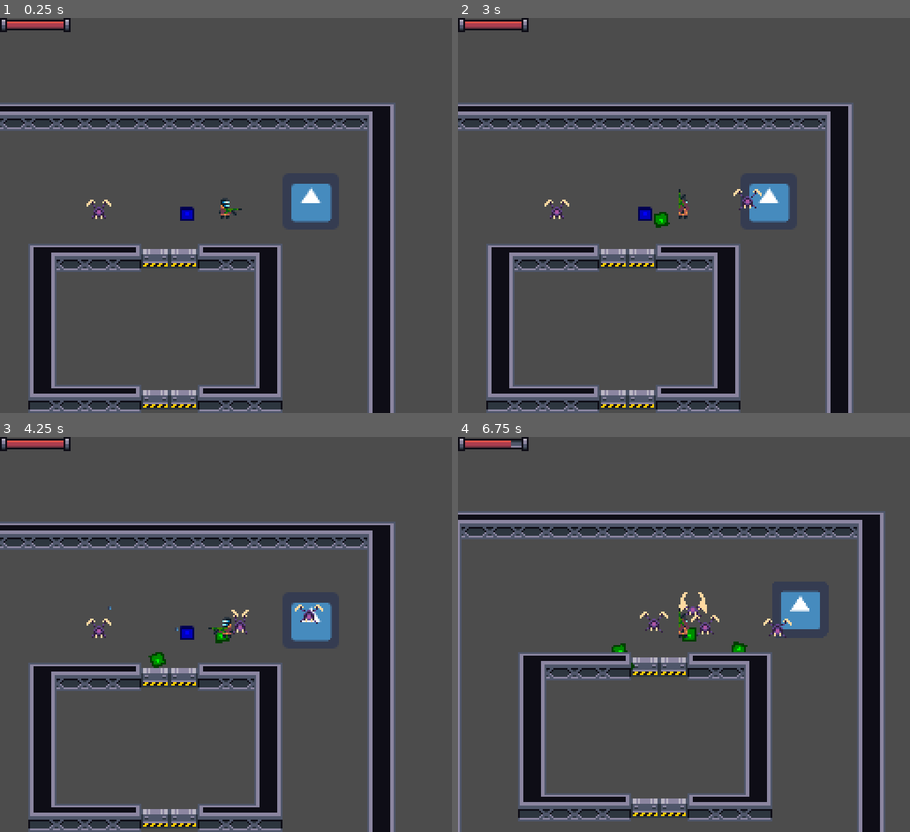
Above: before the commit, frames 1-4 (two rows, left to right).
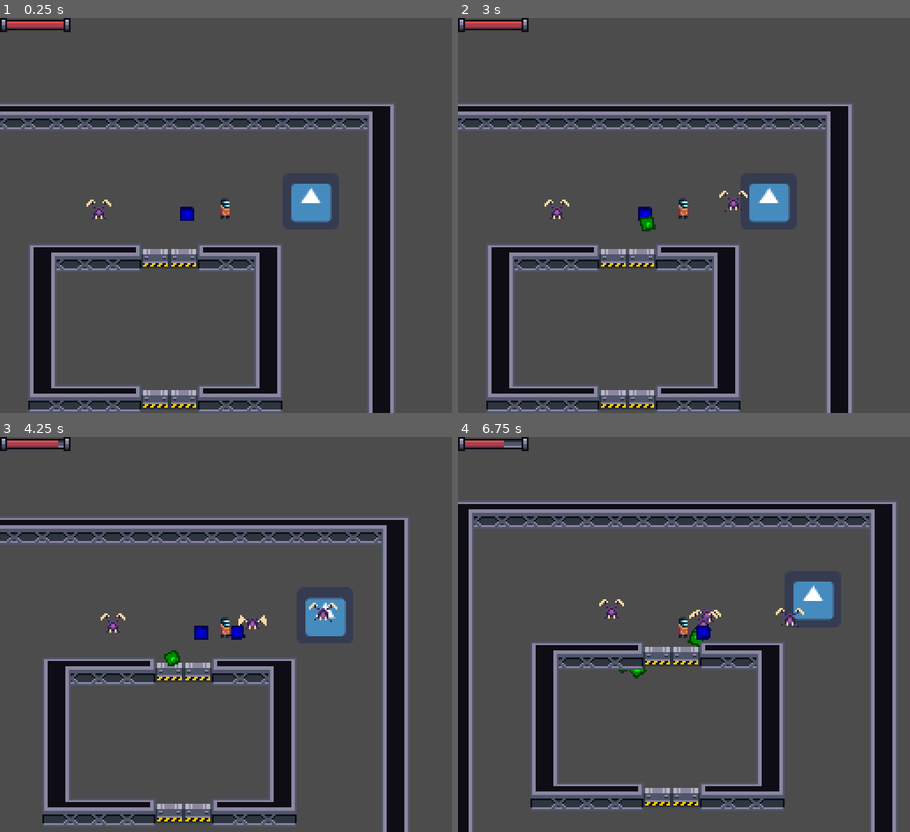
Above: after the commit, the same moments.

Repository: SpaceyLake/Abandon-Ship-LD50
Game: Godot game, scene res://TestWorld.tscn
Same seed, same stepped clock (60 frames per second), same inputs: the game is played once before the commit and once after it. The project has no main scene, so this scene is started directly. The engine's default icon, where the game draws it, is replaced by a stand-in: a white triangle on a blue panel in a dark square.
Inputs:
- Up to frame 1 (0.25 s): no input
- Up to frame 2 (3 s): tap Enter at 0.5, 2 s; hold Right (fire_right) 0.53-1.28 s; tap Space at 1.25 s; hold Down (fire_down) 1.28-2.03 s; hold Right (fire_right) 2.03-2.78 s; hold Up (fire_up) from 2.78 s (still down)
- Up to frame 3 (4.25 s): release Up (fire_up) at 3.53 s; hold Left (fire_left) from 3.53 s (still down)
- Up to frame 4 (6.75 s): release Left (fire_left) at 5.03 s; hold Down (fire_down) 5.03-5.78 s; hold Right (fire_right) 5.78-6.53 s; hold Up (fire_up) from 6.53 s (still down)

The runs differ from the first frame. In frame 1, less than 0.1% of the frame differs, in the area x 48-54%, y 48-50%; in frame 2, 0.5%; in frame 3, 29%; in frame 4, 33%, in the area x 0-98%, y 0-100%.
Error after the commit: Invalid call. Nonexistent function 'instance' in base 'Nil'. (res://Global.gd:10)

Commit message:
Made the player able to interact with things and fixed pixel stretch

Diff:
--- a/Player/Player.gd
+++ b/Player/Player.gd
@@ -12,7 +12,9 @@
 export var _movement_speed : int = 300
 export var _minimum_velocity : float = 0.01
 #export(Array, PackedScene) var weapons
-export var weapon : PackedScene
+export var _weapon : PackedScene
+export var _touch_length : float = 6
+onready var _touch : RayCast2D = $Touch
 onready var _current_weapon = null
 
 onready var _sprite_default = preload("res://Sprites/Player/player_walk.png")
@@ -24,7 +26,7 @@
 	connect("health_changed", Global._UI, "_update_healthbar")
 	emit_signal("max_health_changed", _max_health)
 	emit_signal("health_changed", _health)
-	_current_weapon = Global.instance_node(weapon, $WeaponHoldPoint.global_position, $WeaponHoldPoint)
+	_current_weapon = Global.instance_node(_weapon, $WeaponHoldPoint.global_position, $WeaponHoldPoint)
 
 	if _current_weapon == null:
 		$Sprite.set_texture(_sprite_default)
@@ -34,6 +36,20 @@
 func _physics_process(delta):
 	_input = Vector2(Input.get_action_strength("move_right") - Input.get_action_strength("move_left"),
 						Input.get_action_strength("move_down") - Input.get_action_strength("move_up")).normalized()
+	if _input != Vector2.ZERO:
+		if abs(_input.x) > abs(_input.y):
+			if (_input.x > 0):
+				_touch.cast_to = Vector2.RIGHT * _touch_length
+			else:
+				_touch.cast_to = Vector2.LEFT * _touch_length
+		else:
+			if (_input.y < 0):
+				_touch.cast_to = Vector2.UP * _touch_length
+			else:
+				_touch.cast_to = Vector2.DOWN * _touch_length
+	if Input.is_action_just_pressed("interact"):
+		if _touch.get_collider() != null:
+			_touch.get_collider()._interact()
 	_velocity += _input * delta * _movement_speed
 	_velocity *= _velocity_decrease
 	if abs(_velocity.x) < _minimum_velocity: _velocity = Vector2(0, _velocity.y)
@@ -56,11 +72,11 @@
 
 	if _fire_input.x != 0:
 		$Sprite.flip_h = _fire_input.x < 0
-		$WeaponHoldPoint.position.x = 2.5 * -sign(_fire_input.x)
+		$WeaponHoldPoint.position.x = 2 * -sign(_fire_input.x)
 		_current_weapon._set_right(_fire_input.x > 0)
 	elif _input.x != 0:
 		$Sprite.flip_h = _input.x < 0
-		$WeaponHoldPoint.position.x = 2.5 * -sign(_input.x)
+		$WeaponHoldPoint.position.x = 2 * -sign(_input.x)
 		_current_weapon._set_right(_input.x > 0)
 
 	if _fire_input != Vector2.ZERO:
--- a/Player/Player.tscn
+++ b/Player/Player.tscn
@@ -62,6 +62,7 @@
 script = ExtResource( 1 )
 
 [node name="Hitbox" type="CollisionShape2D" parent="."]
+position = Vector2( -0.5, 0 )
 rotation = 1.5708
 shape = SubResource( 5 )
 
@@ -71,7 +72,7 @@
 texture = ExtResource( 2 )
 
 [node name="Sprite" type="Sprite" parent="."]
-position = Vector2( 0.5, -6 )
+position = Vector2( 0, -6 )
 texture = ExtResource( 3 )
 hframes = 6
 
@@ -84,4 +85,8 @@
 current = true
 
 [node name="WeaponHoldPoint" type="Node2D" parent="."]
-position = Vector2( -2.5, -3 )
+position = Vector2( -3, -3 )
+
+[node name="Touch" type="RayCast2D" parent="."]
+enabled = true
+collision_mask = 127
